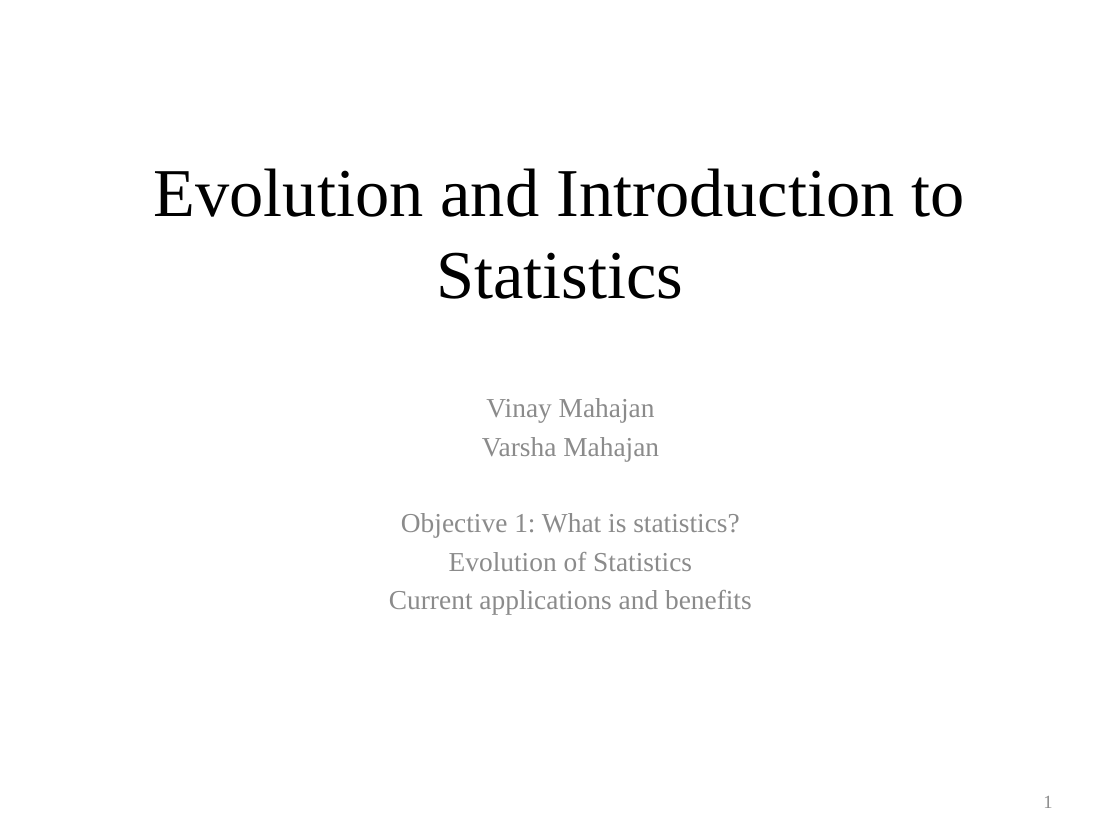
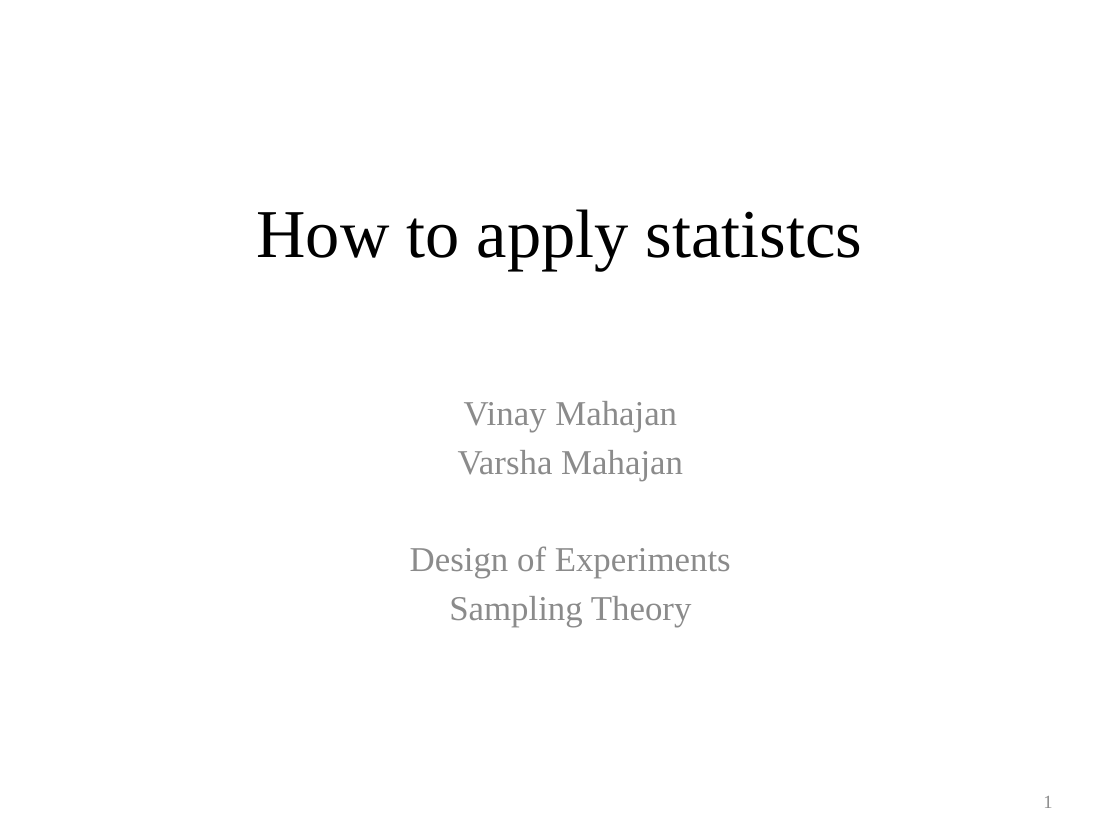
Before and after one commit to coursephd/Statistics_class, a slide deck: slide 1 of Template.pptx. Drawn at 1120x840 pixels with LibreOffice and Linux fonts; fonts in the diff are those of the drawing; background and template pictures are left out. Boxes give left, top, right and bottom in pixels: in the first picture for what was removed or moved away, otherwise in the second. Text is boxed around its words. In the diff, an @@ line names an element or a change of style, - is before the commit and + after.

```diff
--- a/Template.pptx
+++ b/Template.pptx
@@ title at (256,209,862,270): text changed @@
-Evolution and Introduction to Statistics
+How to apply statistcs
@@ subtitle at (458,401,683,481): size 17.6 to 22.4 pt in "Vinay Mahajan", "Varsha Mahajan" @@
@@ subtitle at (410,546,731,627): text changed; size 17.6 to 22.4 pt @@
-Objective 1: What is statistics?
-Evolution of Statistics
-Current applications and benefits
+Design of Experiments
+Sampling Theory
```
Also in this commit, not shown: 2 other slides changed, 12 other files.
